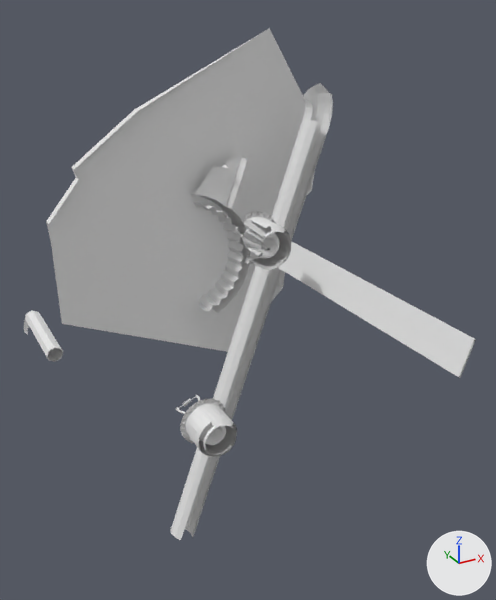
The OBJ model DarkChaos-Dev/gameitems/Primitive.LM_L_LCR2_Parts.obj, before and after one commit.
Camera for both pictures: a camera (50 mm lens) standing at (-378.0, -348.0, 611.0) and looking at (-253.0, -121.0, 498.0). The lights are fixed; the arrows at lower right show +X, +Y and +Z. Where no turn or scale is listed for an object, it has been applied to the vertices. Vertices at the same position are counted once.

In view in the first picture: 'LM_L_LCR2_Parts'.
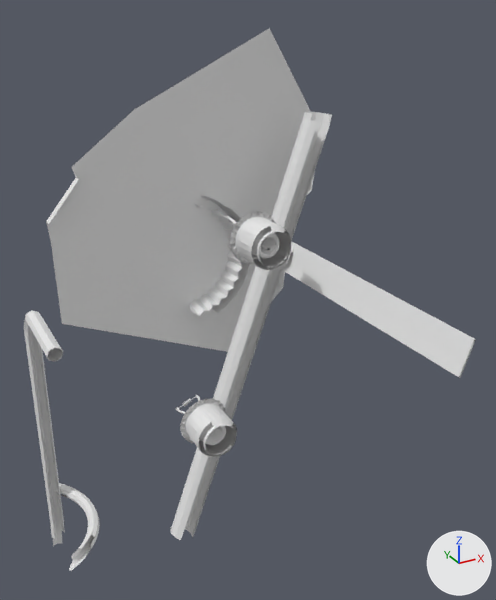
The change in detail:
me_lm_l_lcr2_parts is used by ob_lm_l_lcr2_parts; location (0.0, 0.0, 0.0).
me_lm_l_lcr2_parts had 1360 vertices, 2091 faces and spanned x -329.0..-208.0, y -230.0..-34.0, z 385.0..601.0.
me_lm_l_lcr2_parts now has 2053 vertices, 3287 faces and spans x -332.0..-208.0, y -230.0..-27.0, z 326.0..601.0.
me_lm_l_lcr2_parts part 1: a new loose piece of 133 vertices spanning x -332.0..-308.0, y -87.0..-27.0, z 359.0..367.0.
me_lm_l_lcr2_parts part 2: 11 vertices moved within x -265.0..-242.0, y -134.0..-133.0, z 519.0..534.0; 54 vertices removed from x -267.0..-214.0, y -123.0..-93.0, z 529.0..581.0; 442 vertices added at x -275.0..-241.0, y -163.0..-82.0, z 488.0..543.0.
me_lm_l_lcr2_parts part 3: 15 vertices added at x -329.0..-322.0, y -36.0..-29.0, z 326.0..346.0.
me_lm_l_lcr2_parts part 4: 2 vertices removed from x -314.0..-288.0, y -102.0, z 555.0..573.0.

Where the change shows, as pixel boxes [x1, y1, x2, y2] in the pictures (496 x 600 px):
'LM_L_LCR2_Parts', reshaped (6% taller): before [24, 28, 476, 540]; after [24, 28, 476, 571]
part 1 of me_lm_l_lcr2_parts, added: after [54, 483, 100, 571]
part 2 of me_lm_l_lcr2_parts, built on: before [192, 83, 333, 237]; after [190, 215, 294, 316]
part 3 of me_lm_l_lcr2_parts, added: after [24, 328, 65, 546]
part 4 of me_lm_l_lcr2_parts, deleted: before [72, 30, 266, 169]
